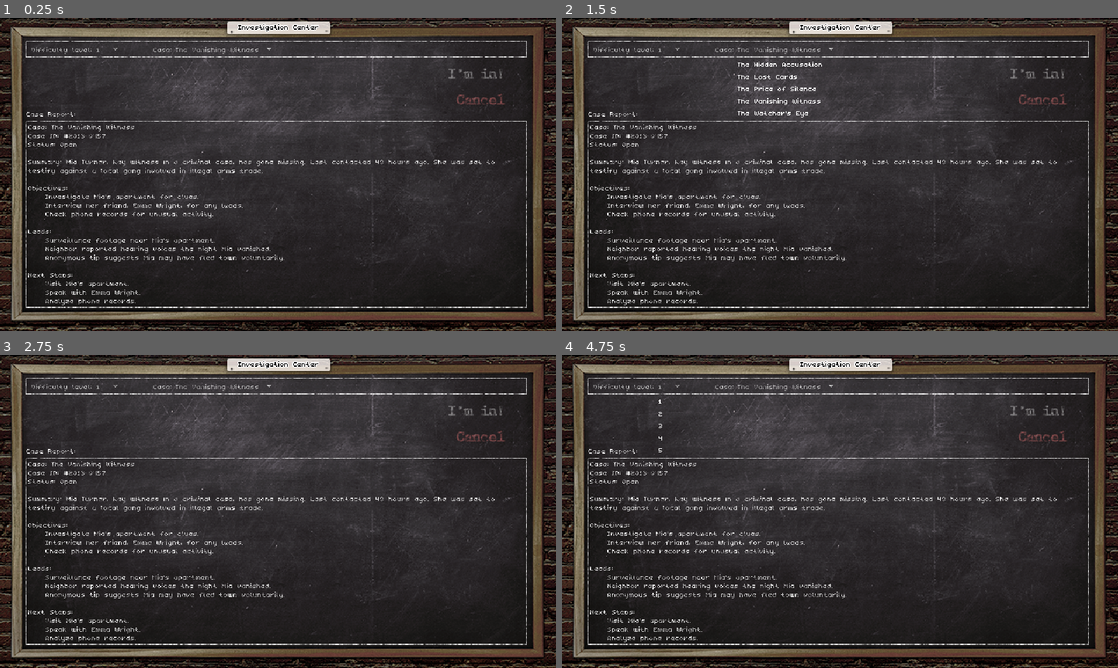
Above: before the commit, frames 1-4 (two rows, left to right).
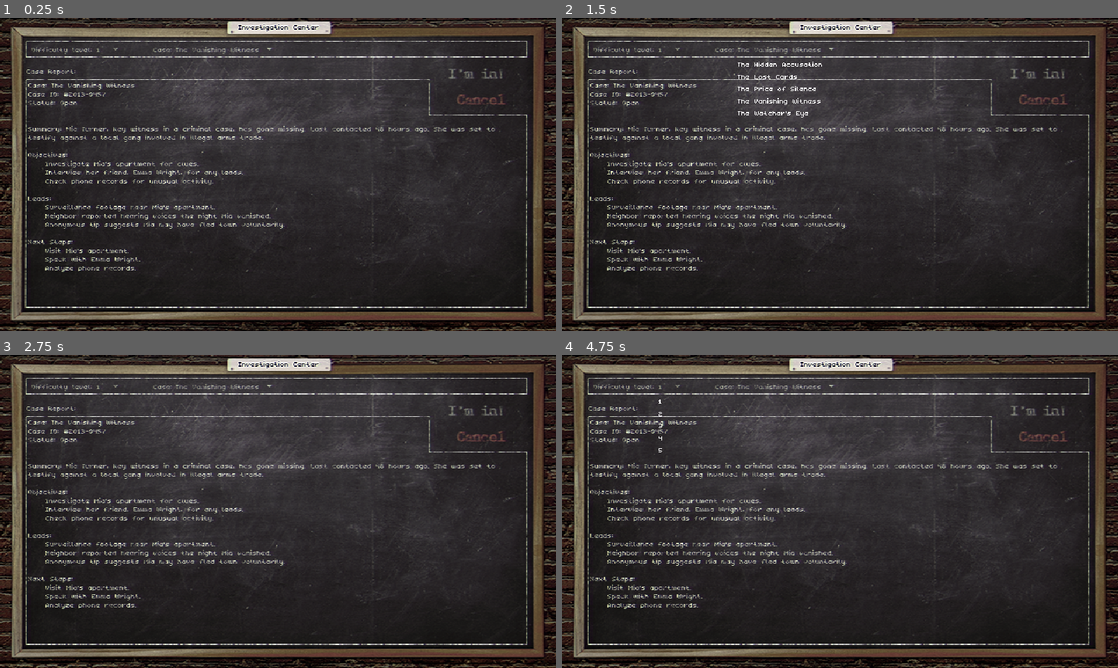
Above: after the commit, the same moments.

Repository: DomestiqueBaston/MY_ROLE_IN_THE_GRAND_SCHEME
Game: Godot game, scene res://SCENES/Investigation_Center.tscn
The game is run twice, just before and just after one commit, with the same random seed, the same clock (stepped at 60 frames per second) and the same inputs. This scene is started directly instead of the project's main scene.
Inputs (mouse positions are in pixels of both pictures, inside the frame that each line leads up to):
- Up to frame 1 (0.25 s): no input
- Up to frame 2 (1.5 s): click "1" at 0.5 s; click "The Vanishing Witness" at 1.25 s
- Up to frame 3 (2.75 s): click (278, 511) at 2 s
- Up to frame 4 (4.75 s): click (840, 511) at 2.75 s; click (840, 511) at 3.5 s; click "1" at 4.25 s

The runs differ from the first frame. In frame 1, 6.2% of the frame differs, in the area x 0-100%, y 0-100%; in frame 2, 6.3%; in frame 3, 6.7%; in frame 4, 6.6%.

Commit message:
Fixes (?)

Diff:
--- a/TESTS/SCENES/Investigation_Center.tscn
+++ b/TESTS/SCENES/Investigation_Center.tscn
@@ -1,6 +1,7 @@
-[gd_scene load_steps=13 format=3 uid="uid://cb8ie0y4shgtb"]
+[gd_scene load_steps=15 format=3 uid="uid://cb8ie0y4shgtb"]
 
 [ext_resource type="Texture2D" uid="uid://cno0b6h8jyy04" path="res://GRAPHICS/INVESTIGATION_CENTER/Investigation_Center_BG.png" id="1_njt05"]
+[ext_resource type="Script" path="res://SCRIPTS/Generic.gd" id="1_p3qnj"]
 [ext_resource type="Texture2D" uid="uid://by2j2wqng2h5r" path="res://GRAPHICS/INVESTIGATION_CENTER/Chalk_Mask.png" id="2_6ndse"]
 [ext_resource type="Theme" uid="uid://dyiybdqrfra0p" path="res://UI/Generic_Theme.tres" id="3_5yoyy"]
 [ext_resource type="Theme" uid="uid://5eedmsqjoxtm" path="res://UI/Investigation_Center_Theme.tres" id="4_b1ixs"]
@@ -11,10 +12,12 @@
 [ext_resource type="Texture2D" uid="uid://bn54pgv02evuj" path="res://GRAPHICS/INVESTIGATION_CENTER/Cancel_Normal.png" id="9_slrl8"]
 [ext_resource type="Texture2D" uid="uid://r7y4gcm0ux3n" path="res://GRAPHICS/INVESTIGATION_CENTER/Cancel_Hover.png" id="10_cie2r"]
 [ext_resource type="BitMap" uid="uid://d2gyl41vrcl4a" path="res://GRAPHICS/INVESTIGATION_CENTER/Cancel_Mask.png" id="11_skuhm"]
+[ext_resource type="PackedScene" uid="uid://bnkco2tyaesue" path="res://SCENES/Shader_Overlay.tscn" id="12_byojy"]
 
 [sub_resource type="StyleBoxEmpty" id="StyleBoxEmpty_fd502"]
 
 [node name="Investigation_Center" type="Node2D"]
+script = ExtResource("1_p3qnj")
 metadata/_edit_lock_ = true
 
 [node name="Investigation_Center_BG" type="Sprite2D" parent="."]
@@ -27,81 +30,94 @@
 anchors_preset = 0
 offset_right = 640.0
 offset_bottom = 360.0
-
-[node name="Sprite2D" type="Sprite2D" parent="Control"]
+metadata/_edit_lock_ = true
+
+[node name="Chalk_Mask" type="Sprite2D" parent="Control"]
 clip_children = 1
 texture = ExtResource("2_6ndse")
 centered = false
-
-[node name="White_Frame_01" type="Node2D" parent="Control/Sprite2D"]
-metadata/_edit_lock_ = true
-
-[node name="Line_01" type="Line2D" parent="Control/Sprite2D/White_Frame_01"]
+metadata/_edit_lock_ = true
+
+[node name="White_Frame_01" type="Node2D" parent="Control/Chalk_Mask"]
+metadata/_edit_lock_ = true
+
+[node name="Line_01" type="Line2D" parent="Control/Chalk_Mask/White_Frame_01"]
 position = Vector2(0, -20)
 points = PackedVector2Array(30, 47, 606, 47)
 width = 1.0
 metadata/_edit_lock_ = true
 
-[node name="Line_02" type="Line2D" parent="Control/Sprite2D/White_Frame_01"]
+[node name="Line_02" type="Line2D" parent="Control/Chalk_Mask/White_Frame_01"]
 position = Vector2(0, -2)
 points = PackedVector2Array(30, 47, 606, 47)
 width = 1.0
 metadata/_edit_lock_ = true
 
-[node name="Line_03" type="Line2D" parent="Control/Sprite2D/White_Frame_01"]
+[node name="Line_03" type="Line2D" parent="Control/Chalk_Mask/White_Frame_01"]
 points = PackedVector2Array(30, 27, 30, 45)
 width = 1.0
 metadata/_edit_lock_ = true
 
-[node name="Line_04" type="Line2D" parent="Control/Sprite2D/White_Frame_01"]
+[node name="Line_04" type="Line2D" parent="Control/Chalk_Mask/White_Frame_01"]
 position = Vector2(576, 0)
 points = PackedVector2Array(30, 27, 30, 45)
 width = 1.0
 metadata/_edit_lock_ = true
 
-[node name="White_Frame_02" type="Node2D" parent="Control/Sprite2D"]
+[node name="White_Frame_02" type="Node2D" parent="Control/Chalk_Mask"]
 position = Vector2(0, 69)
 metadata/_edit_lock_ = true
 
-[node name="Line_01" type="Line2D" parent="Control/Sprite2D/White_Frame_02"]
-position = Vector2(0, 3)
-points = PackedVector2Array(30, 47, 606, 47)
-width = 1.0
-metadata/_edit_lock_ = true
-
-[node name="Line_02" type="Line2D" parent="Control/Sprite2D/White_Frame_02"]
+[node name="Line_01" type="Line2D" parent="Control/Chalk_Mask/White_Frame_02"]
+position = Vector2(0, -45)
+points = PackedVector2Array(30, 47, 494, 47)
+width = 1.0
+
+[node name="Line_02" type="Line2D" parent="Control/Chalk_Mask/White_Frame_02"]
 position = Vector2(0, 217)
 points = PackedVector2Array(30, 47, 606, 47)
 width = 1.0
 metadata/_edit_lock_ = true
 
-[node name="Line_03" type="Line2D" parent="Control/Sprite2D/White_Frame_02"]
-points = PackedVector2Array(30, 50, 30, 264)
-width = 1.0
-metadata/_edit_lock_ = true
-
-[node name="Line_04" type="Line2D" parent="Control/Sprite2D/White_Frame_02"]
+[node name="Line_03" type="Line2D" parent="Control/Chalk_Mask/White_Frame_02"]
+points = PackedVector2Array(30, 2, 30, 264)
+width = 1.0
+metadata/_edit_lock_ = true
+
+[node name="Line_04" type="Line2D" parent="Control/Chalk_Mask/White_Frame_02"]
 position = Vector2(576, 0)
-points = PackedVector2Array(30, 50, 30, 264)
-width = 1.0
-metadata/_edit_lock_ = true
-
-[node name="Case_Report" type="Label" parent="Control/Sprite2D"]
+points = PackedVector2Array(30, 43, 30, 264)
+width = 1.0
+metadata/_edit_lock_ = true
+
+[node name="Line_05" type="Line2D" parent="Control/Chalk_Mask/White_Frame_02"]
+position = Vector2(576, 5)
+points = PackedVector2Array(30, 38, -82, 38)
+width = 1.0
+
+[node name="Line_06" type="Line2D" parent="Control/Chalk_Mask/White_Frame_02"]
+position = Vector2(631, 0)
+points = PackedVector2Array(-137, 2, -137, 43)
+width = 1.0
+
+[node name="Case_Report" type="Label" parent="Control/Chalk_Mask"]
 offset_left = 30.0
-offset_top = 106.0
+offset_top = 57.0
 offset_right = 87.0
-offset_bottom = 114.0
+offset_bottom = 65.0
 theme = ExtResource("4_b1ixs")
 text = "Case Report:"
-
-[node name="Report" type="Label" parent="Control/Sprite2D/Case_Report"]
+metadata/_edit_lock_ = true
+
+[node name="Report" type="Label" parent="Control/Chalk_Mask/Case_Report"]
 offset_left = 2.0
-offset_top = 15.0
+offset_top = 16.0
 offset_right = 574.0
-offset_bottom = 584.0
+offset_bottom = 274.0
 text = "Case: The Vanishing Witness
 Case ID: #2013-0457
 Status: Open
+
 
 Summary: Mia Turner, key witness in a criminal case, has gone missing. Last contacted 48 hours ago. She was set to testify against a local gang involved in illegal arms trade.
 
@@ -120,8 +136,9 @@
     Speak with Emma Wright.
     Analyze phone records."
 autowrap_mode = 2
-
-[node name="Difficulty" type="Label" parent="Control/Sprite2D"]
+metadata/_edit_lock_ = true
+
+[node name="Difficulty" type="Label" parent="Control/Chalk_Mask"]
 modulate = Color(1, 1, 1, 0.752941)
 offset_left = 36.0
 offset_top = 32.0
@@ -129,15 +146,17 @@
 offset_bottom = 40.0
 theme = ExtResource("3_5yoyy")
 text = "Difficulty level:"
-
-[node name="Difficulty_Selector" type="PanelContainer" parent="Control/Sprite2D/Difficulty"]
+metadata/_edit_lock_ = true
+
+[node name="Difficulty_Selector" type="PanelContainer" parent="Control/Chalk_Mask/Difficulty"]
 offset_left = 67.0
 offset_top = -6.0
 offset_right = 104.0
 offset_bottom = 14.0
 theme_override_styles/panel = SubResource("StyleBoxEmpty_fd502")
-
-[node name="Difficulty_List" type="OptionButton" parent="Control/Sprite2D/Difficulty/Difficulty_Selector"]
+metadata/_edit_lock_ = true
+
+[node name="Difficulty_List" type="OptionButton" parent="Control/Chalk_Mask/Difficulty/Difficulty_Selector"]
 clip_contents = true
 custom_minimum_size = Vector2(35, 20)
 layout_mode = 2
@@ -157,8 +176,9 @@
 popup/item_4/text = "5"
 popup/item_4/id = 4
 script = ExtResource("5_na0ew")
-
-[node name="Case" type="Label" parent="Control/Sprite2D"]
+metadata/_edit_lock_ = true
+
+[node name="Case" type="Label" parent="Control/Chalk_Mask"]
 modulate = Color(1, 1, 1, 0.752941)
 offset_left = 176.0
 offset_top = 32.0
@@ -166,15 +186,17 @@
 offset_bottom = 40.0
 theme = ExtResource("3_5yoyy")
 text = "Case:"
-
-[node name="Case_Selector" type="PanelContainer" parent="Control/Sprite2D/Case"]
+metadata/_edit_lock_ = true
+
+[node name="Case_Selector" type="PanelContainer" parent="Control/Chalk_Mask/Case"]
 offset_left = 18.0
 offset_top = -6.0
 offset_right = 141.0
 offset_bottom = 14.0
 theme_override_styles/panel = SubResource("StyleBoxEmpty_fd502")
-
-[node name="Case_List" type="OptionButton" parent="Control/Sprite2D/Case/Case_Selector"]
+metadata/_edit_lock_ = true
+
+[node name="Case_List" type="OptionButton" parent="Control/Chalk_Mask/Case/Case_Selector"]
 clip_contents = true
 custom_minimum_size = Vector2(35, 20)
 layout_mode = 2
@@ -195,17 +217,25 @@
 popup/item_4/text = "The Watcher's Eye"
 popup/item_4/id = 5
 script = ExtResource("5_na0ew")
-
-[node name="Ok_Button" type="TextureButton" parent="Control/Sprite2D"]
+metadata/_edit_lock_ = true
+
+[node name="Ok_Button" type="TextureButton" parent="Control/Chalk_Mask"]
 offset_right = 640.0
 offset_bottom = 360.0
 texture_normal = ExtResource("6_msgya")
+texture_pressed = ExtResource("6_msgya")
 texture_hover = ExtResource("7_uxkdd")
 texture_click_mask = ExtResource("8_nj82a")
-
-[node name="Cancel_Button" type="TextureButton" parent="Control/Sprite2D"]
+metadata/_edit_lock_ = true
+
+[node name="Cancel_Button" type="TextureButton" parent="Control/Chalk_Mask"]
 offset_right = 640.0
 offset_bottom = 360.0
 texture_normal = ExtResource("9_slrl8")
+texture_pressed = ExtResource("9_slrl8")
 texture_hover = ExtResource("10_cie2r")
 texture_click_mask = ExtResource("11_skuhm")
+metadata/_edit_lock_ = true
+
+[node name="Shader_Overlay" parent="." instance=ExtResource("12_byojy")]
+visible = false
--- a/TESTS/project.godot
+++ b/TESTS/project.godot
@@ -19,6 +19,7 @@
 
 window/size/viewport_width=640
 window/size/viewport_height=360
+window/size/mode=4
 window/size/always_on_top=true
 window/size/window_width_override=1280
 window/size/window_height_override=720
